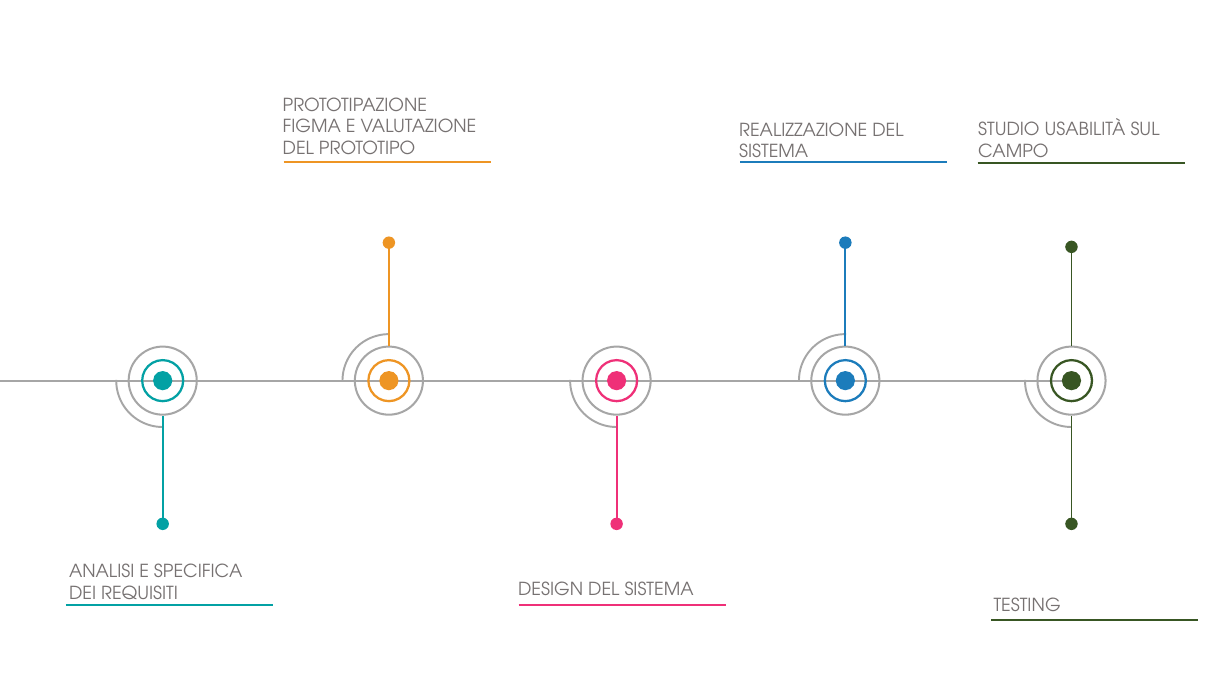
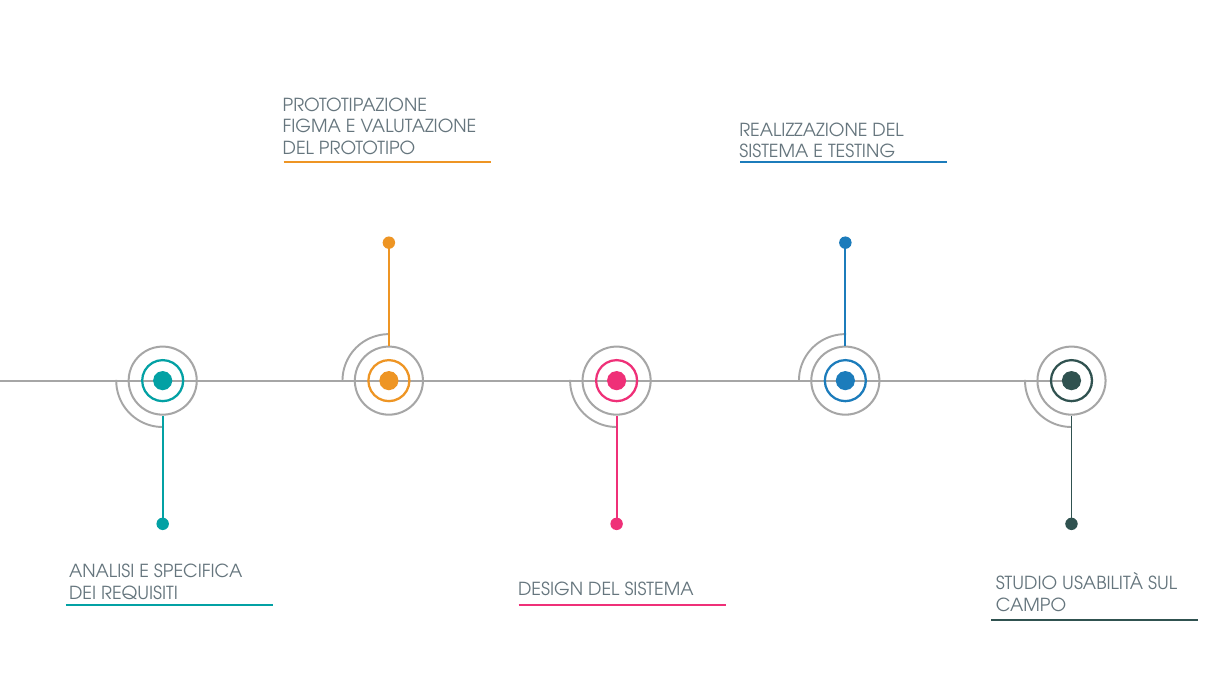
Before and after one commit to CristianCarrella/Ratatouille23, a slide deck: slide 2 of powerpoint_presentazione/presentazione.pptx. Drawn at 1232x693 pixels with LibreOffice and Linux fonts; fonts in the diff are those of the drawing. Boxes give left, top, right and bottom in pixels: in the first picture for what was removed or moved away, otherwise in the second. Text is boxed around its words. In the diff, an @@ line names an element or a change of style, - is before the commit and + after.

```diff
--- a/powerpoint_presentazione/presentazione.pptx
+++ b/powerpoint_presentazione/presentazione.pptx
@@ text at <box>739,122,903,163</box>: text changed; text colour #767171 to #65757D @@
-REALIZZAZIONE DEL
-SISTEMA
+REALIZZAZIONE DEL SISTEMA E TESTING
@@ line removed from (978, 163) to (1185, 163) @@
@@ ellipse removed at <box>1066,240,1079,253</box> @@
@@ line removed from (1072, 346) to (1072, 241) @@
@@ line (1072, 520) - (1072, 416): stroke #385723 1.5 pt to #305250 1.5 pt @@
@@ fill #385723 to #305250 in 3 elements at <box>1062,372,1081,391</box>, <box>1050,359,1093,402</box>, <box>1066,518,1079,531</box> @@
@@ text colour #767171 to #65757D in 4 elements at <box>69,563,242,606</box>, <box>283,97,477,163</box>, <box>518,581,694,595</box>, <box>996,572,1177,611</box> @@
@@ text "STUDIO USABILITÀ SUL": place and size @@
-text "STUDIO USABILITÀ SUL" at <box>978,118,1160,164</box>
+text "STUDIO USABILITÀ SUL" at <box>996,572,1177,611</box>
@@ text removed at <box>994,597,1061,620</box> @@
-TESTING
@@ line (992, 620) - (1199, 620): stroke #385723 1.5 pt to #305250 1.5 pt @@
```
Also in this commit, not shown: 3 other slides changed, 7 slides added, 1 slide removed, 7 other files.
